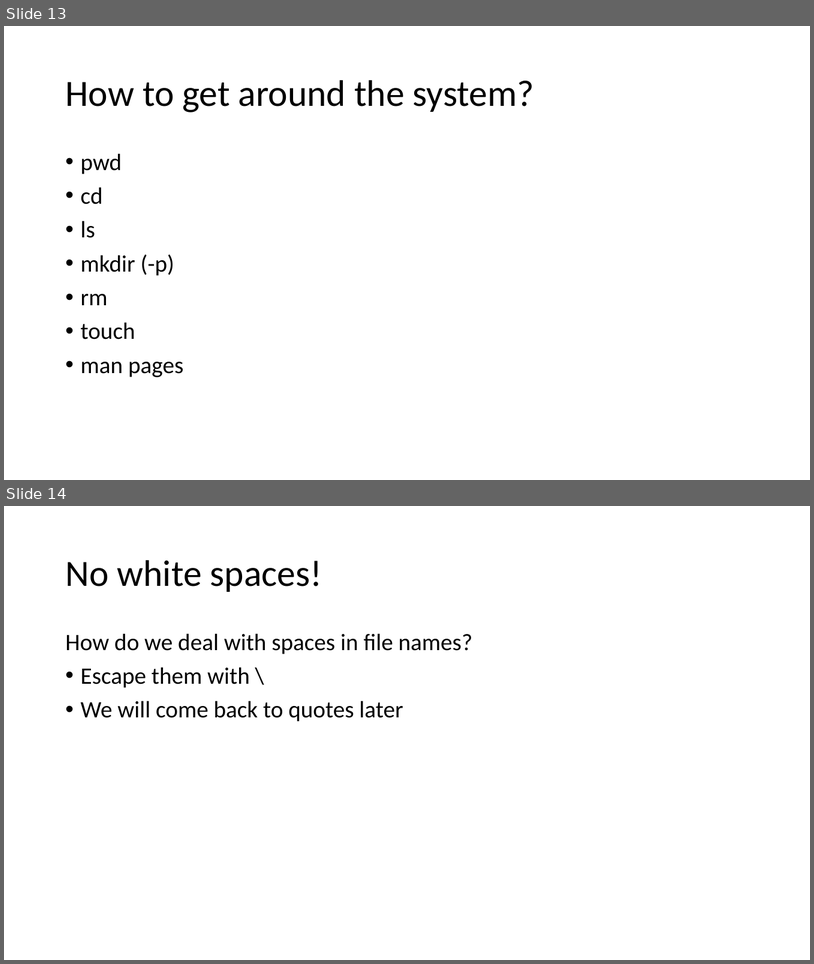
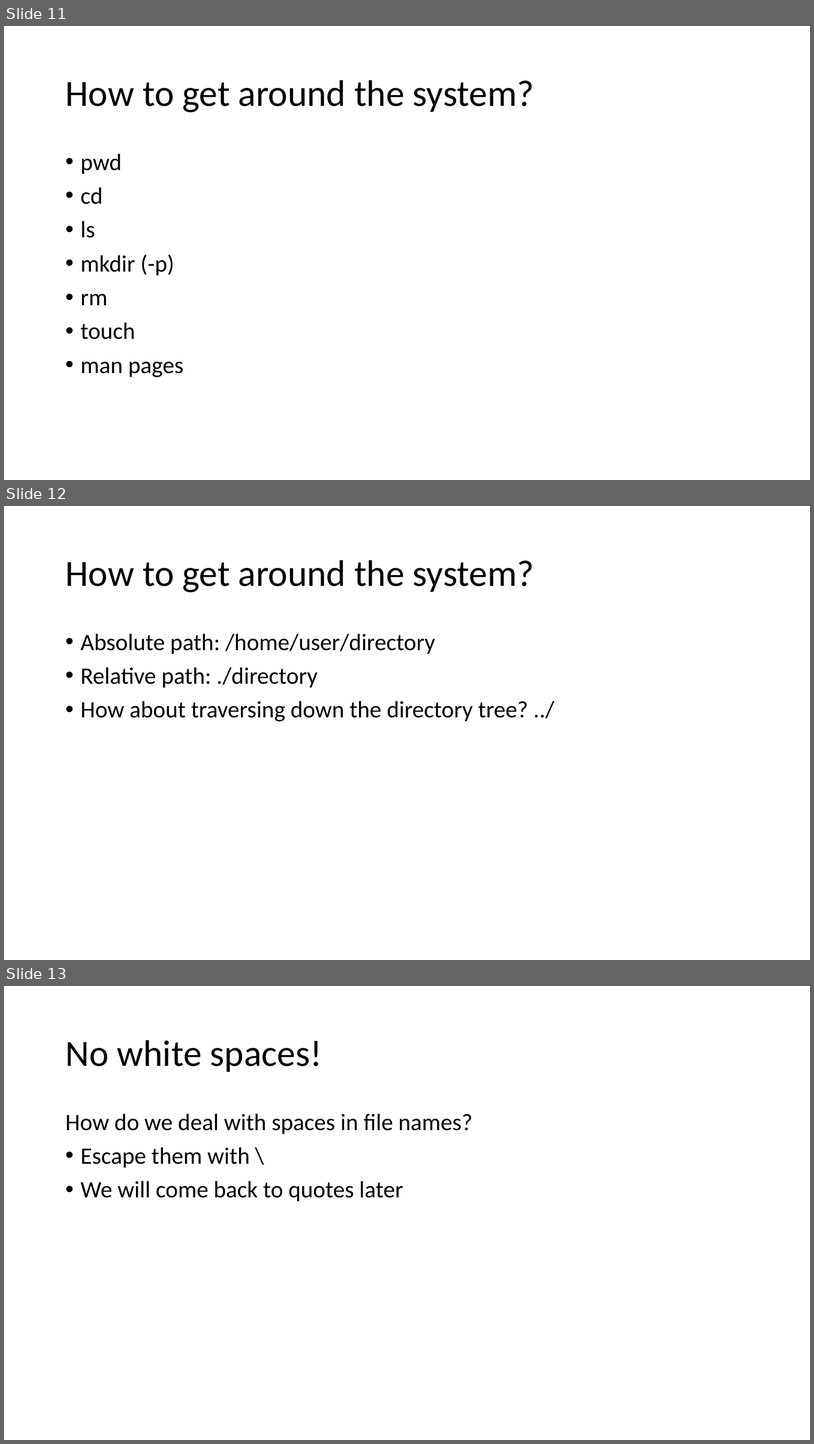
Before and after one commit to bastodian/2017_BioinformaticsPhylogenetics, a slide deck: Week_2/BI694_Week_2.pptx. Shown one above the other, each under a label of ours: slides 13 and 14 before the commit, slides 11, 12 and 13 after it. The pictures are 814x964 and 814x1444 pixels, drawn with LibreOffice and Linux fonts; fonts in the diff are those of the drawing. Boxes give left, top, right and bottom in pixels: in the first picture for what was removed or moved away, otherwise in the second. Text is boxed around its words. In the diff, an @@ line names an element or a change of style, - is before the commit and + after.

```diff
--- a/Week_2/BI694_Week_2.pptx
+++ b/Week_2/BI694_Week_2.pptx
@@ slide 12 added at (x1=4, y1=506, x2=810, y2=960), background #FFFFFF @@
@@ title added at (x1=65, y1=560, x2=534, y2=592), 44 pt, text #000000 @@
+How to get around the system?
@@ text added at (x1=81, y1=633, x2=528, y2=721), 28 pt, text #000000 @@
+• Absolute path: /home/user/directory
+• Relative path: ./directory
+• How about traversing down the directory tree? ../
@@ what was slide 13 is now slide 11 @@
@@ what was slide 14 is now slide 13 @@
```
Also in this commit, not shown: 2 slides changed, 3 slides removed, 1 other file.
